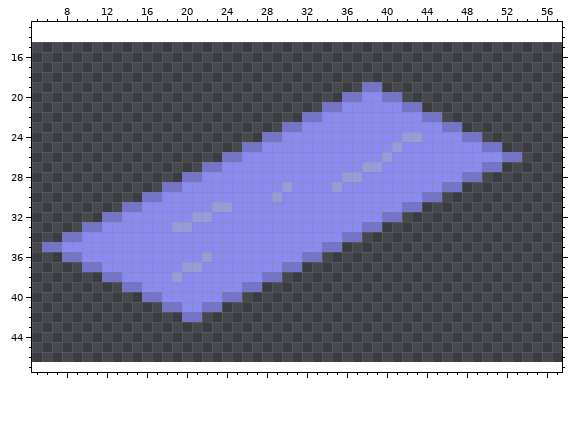
Two versions of one sprite sheet, sprites/RiverDefault6.png. The picture above was drawn from the file before the commit.
The file is 64x32 pixels. Shown: x 5..57, y 13..47. The old version is drawn lined up with the new one, on the new canvas.
Now the later version:
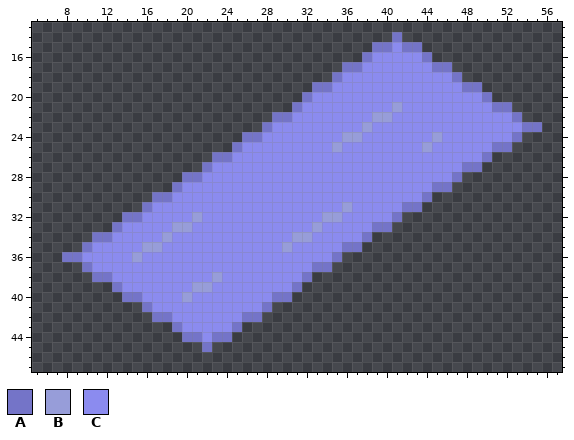
Palette (. is transparent): A #7474c8  B #979dd9  C #8b8bef
Commit message: convert rivers to new tile dimensions
Changes in this commit:
canvas 64x32 -> 64x96, the old top-left corner now at -1,15 (the part of the old canvas that was cut away was empty and is not shown)
Changed rows in their new state; - is an unchanged pixel.
first column x 6:
14 -----------------------------------A--------------
15 ---------------------------------AACAA------------
16 --------------------------------ACCCCCA-----------
17 ------------------------------AACCCCCCCAA---------
18 -----------------------------ACCCCCCCCCCCA--------
19 ---------------------------AACCCCCCCCCCCCCAA------
20 --------------------------ACCCCC--CCCCCCCCCCA-----
21 -------------------------ACCCC-----BCCCCCCCCCAA---
22 -----------------------AACCC-----BB---CCCCCCCCCA--
23 ----------------------ACCC------B-------CCCCCCCCAA
24 --------------------AACC------BB----CC-B--CCCCCA--
25 -------------------ACC-------B-----C--B-----C-A---
26 -----------------A-C--------------C---------A...--
27 -----------------C--------------CC--------AA..----
28 ------------------------------CC---------A..------
29 ------------.-----------C----C---------A-.--------
30 ----------.-A----------C---------------.----------
31 --------..A------CC-----------B-------------------
32 ------..AA------C-----------BB----C---------------
33 ----...A-------------------B----C-A---------------
34 --...AA-----B------------BB---CCA-----------------
35 ....A-----BB------------B---CCAA------------------
36 ---------B------C---------CCCA--------------------
37 -----C--------CC--------CCCAA---------------------
38 -----A-C-----C---B----CCCCA-----------------------
39 -------ACC-----BB---CCCCCA------------------------
40 --------AACC--B---CCCCCAA-------------------------
41 ----------ACCC--CCCCCCA---------------------------
42 -----------AACCCCCCCAA----------------------------
43 -------------ACCCCCA------------------------------
44 --------------AACAA-------------------------------
45 ----------------A---------------------------------
